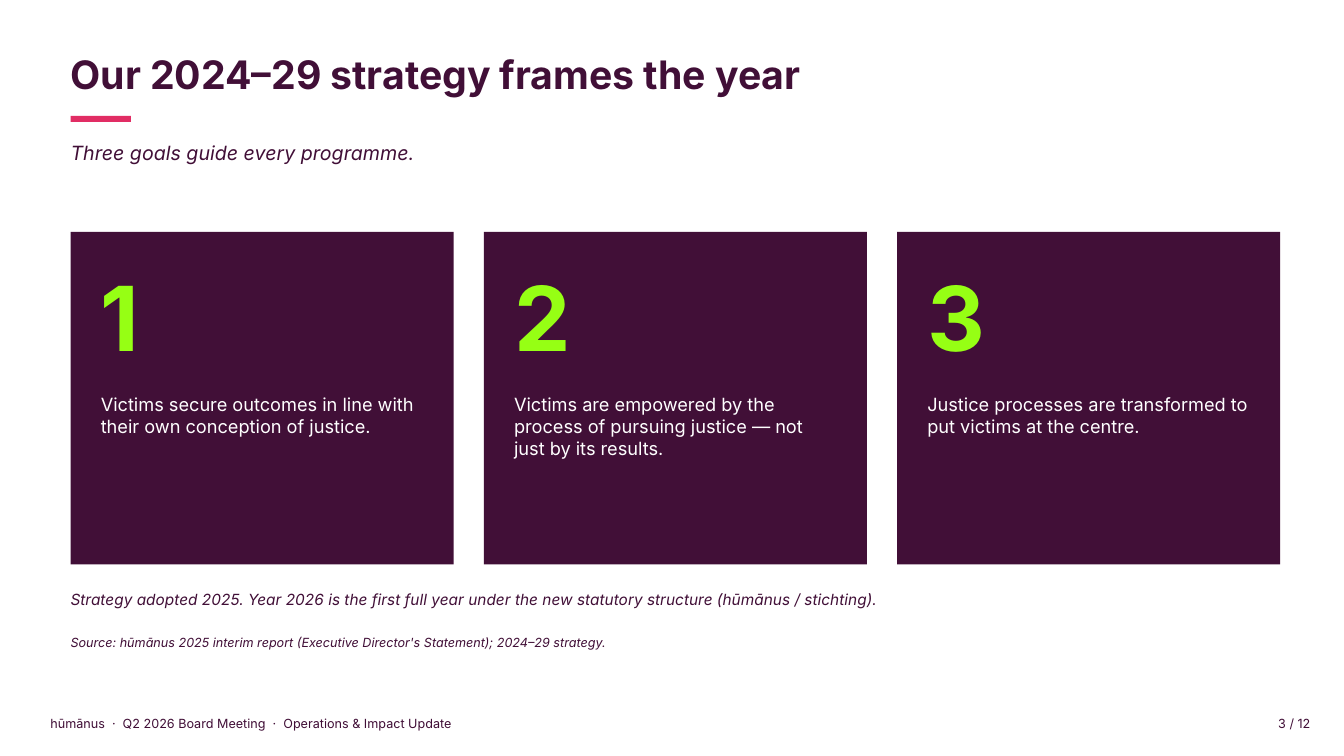
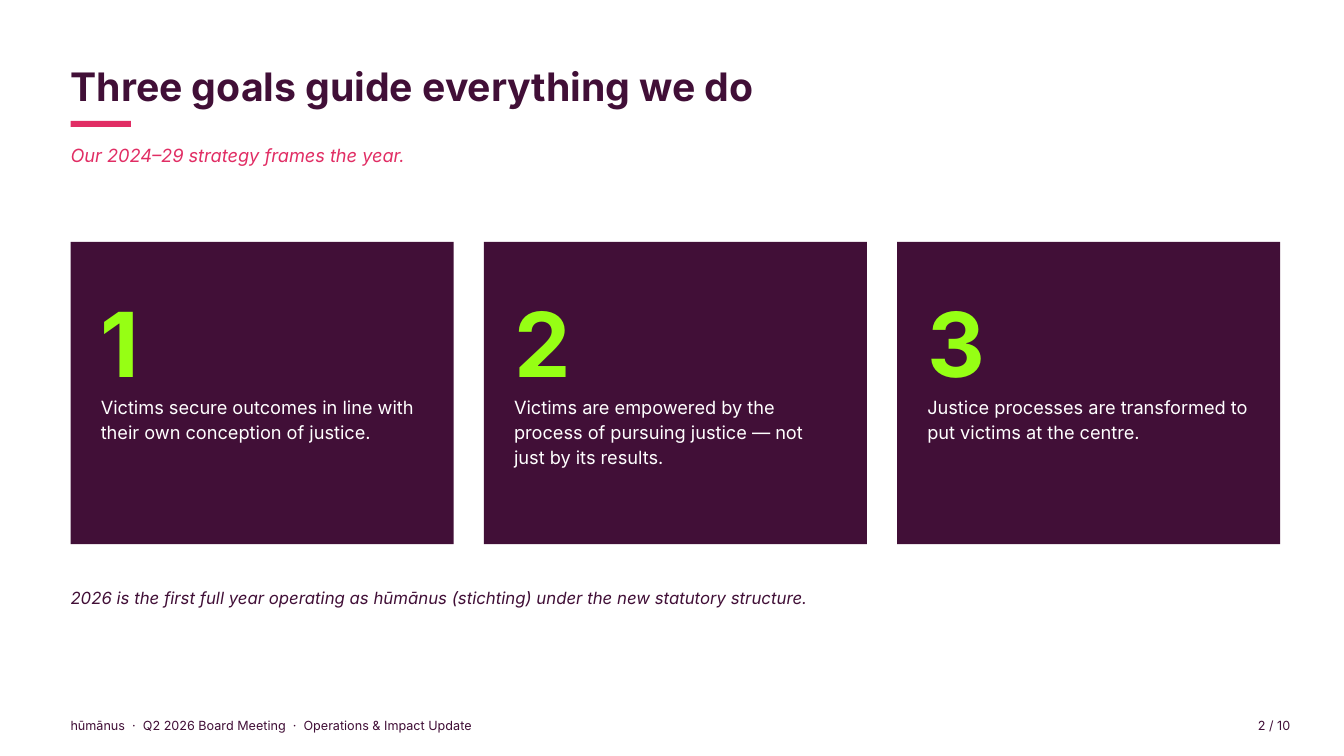
Before and after one commit to evafrances04/humanusGovernance, a slide deck: slide 2 of 2026/Q2/08-ED-Operations-Impact-Y2D.pptx (slide 3 before the commit). Drawn at 1344x756 pixels with LibreOffice and Linux fonts; fonts in the diff are those of the drawing. Boxes give left, top, right and bottom in pixels: in the first picture for what was removed or moved away, otherwise in the second. Text is boxed around its words. In the diff, an @@ line names an element or a change of style, - is before the commit and + after.

```diff
--- a/2026/Q2/08-ED-Operations-Impact-Y2D.pptx
+++ b/2026/Q2/08-ED-Operations-Impact-Y2D.pptx
@@ text at <box>71,71,754,110</box>: text changed; size 14 to 28 pt; bold on; italic off @@
-Three goals guide every programme.
+Three goals guide everything we do
@@ rectangle: place and size @@
-rectangle at <box>71,116,131,122</box>
+rectangle at <box>71,121,131,127</box>
@@ text at <box>71,148,404,166</box>: text changed; size 28 to 13 pt; text colour #410F37 to #E12D64; bold off; italic on @@
-Our 2024–29 strategy frames the year
+Our 2024–29 strategy frames the year.
@@ rectangle: place and size @@
-rectangle at <box>71,232,454,565</box>
+rectangle at <box>71,242,454,544</box>
@@ rectangle: place and size @@
-rectangle at <box>484,232,867,565</box>
+rectangle at <box>484,242,867,544</box>
@@ rectangle: place and size @@
-rectangle at <box>897,232,1280,565</box>
+rectangle at <box>897,242,1280,544</box>
@@ 3 texts: place and size @@
-3 texts at <box>101,285,985,352</box>
+3 texts at <box>101,311,985,378</box>
@@ text at <box>71,591,807,608</box>: text changed; size 11 to 12 pt @@
-Strategy adopted 2025. Year 2026 is the first full year under the new statutory structure (hūmānus / stichting).
+2026 is the first full year operating as hūmānus (stichting) under the new statutory structure.
@@ text removed at <box>71,636,605,650</box> @@
-Source: hūmānus 2025 interim report (Executive Director's Statement); 2024–29 strategy.
@@ line spacing 1 to 1.15 in 7 elements at <box>101,400,414,443</box>, <box>514,400,803,468</box>, <box>927,400,1248,443</box>, <box>101,311,140,377</box>, <box>514,311,570,377</box>, <box>927,311,985,378</box>, <box>71,720,471,733</box> @@
@@ text "hūmānus · Q2 2026 Board ...": place and size @@
-text "hūmānus · Q2 2026 Board ..." at <box>50,718,451,731</box>
+text "hūmānus · Q2 2026 Board ..." at <box>71,720,471,733</box>
@@ text removed at <box>1278,718,1311,728</box> @@
-3 / 12
@@ text added at <box>1258,720,1290,730</box>, 9 pt, text #410F37 @@
+2 / 10
```
Also in this commit, not shown: 2 other slides changed, 7 slides added, 9 slides removed.
